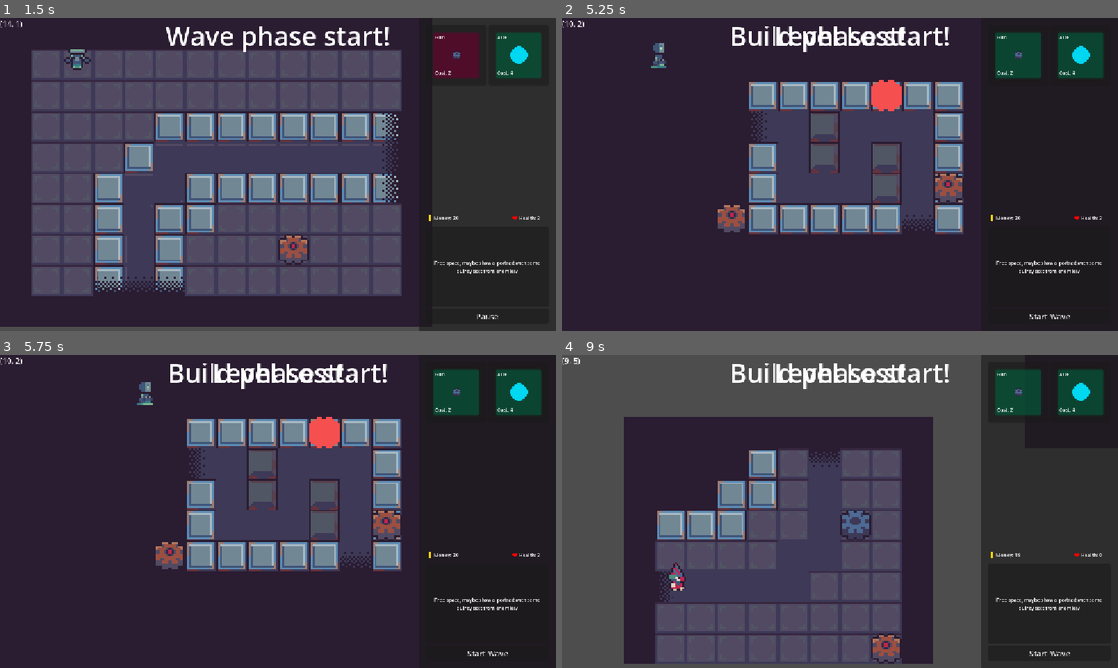
Above: before the commit, frames 1-4 (two rows, left to right).
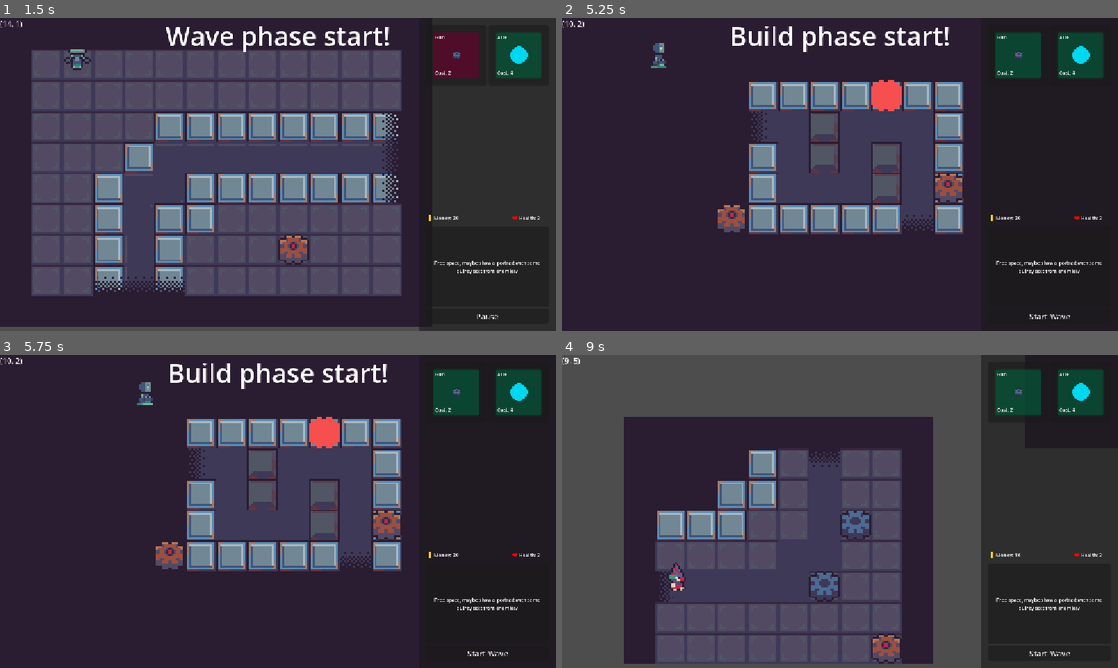
Above: after the commit, the same moments.

Repository: aughckt/spin-to-win
Game: Godot game, scene res://structure/level_manager.tscn
Same seed, same stepped clock (60 frames per second), same inputs: the game is played once before the commit and once after it. The engine's default icon, where the game draws it, is replaced by a stand-in: a white triangle on a blue panel in a dark square.
Inputs (mouse positions are in pixels of both pictures, inside the frame that each line leads up to):
- Up to frame 1 (1.5 s): click "Start Wave" at 0.5 s; click (455, 55) at 1.27 s
- Up to frame 2 (5.25 s): click "Pause" at 2 s; click "Continue" at 2.75 s; move the mouse to (962, 158) at 3.52 s; hold D (right) 3.53-4.28 s; hold Mouse wheel down (scroll_down) 3.53-4.28 s; click (962, 158) at 3.67 s; move the mouse to (728, 190) at 4.27 s; hold S (down) 4.28-5.03 s; tap Mouse wheel up (scroll_up) at 4.35 s; move the mouse to (895, 105) at 5.02 s; hold D (right) from 5.03 s (still down); hold Shift (toggle_wave) from 5.03 s (still down)
- Up to frame 3 (5.75 s): keep holding D (right); keep holding Shift (toggle_wave)
- Up to frame 4 (9 s): release D (right) at 5.75 s; release Shift (toggle_wave) at 5.75 s; click "Start Wave" at 5.75 s; tap Enter at 6.5 s; move the mouse to (812, 574) at 6.52 s; hold W (up) 6.53-7.28 s; tap Shift (toggle_wave) at 6.6 s; click (812, 574) at 6.67 s; move the mouse to (1006, 558) at 7.27 s; hold Space (interact) 7.28-8.03 s; hold A (left) 7.28-8.78 s; move the mouse to (673, 464) at 8.02 s; tap Mouse wheel down (scroll_down) at 8.1 s; move the mouse to (867, 511) at 8.77 s; hold S (down) from 8.78 s (still down); hold Mouse wheel up (scroll_up) from 8.78 s (still down); click (867, 511) at 8.92 s

Frame 1 is identical in both runs. In frame 2, 0.4% of the frame differs, in the area x 38-62%, y 2-9%; in frame 3, 0.4%; in frame 4, 1.6%, in the area x 30-98%, y 2-79%.

Commit message:
lane amount error

Diff:
--- a/structure/level_manager.gd
+++ b/structure/level_manager.gd
@@ -91,7 +91,7 @@
 	if current_wave_index >= current_wave_list.size():
 		return
 	print("%s: Wave %s started!" % [name, current_wave_index])
-	TrooperSpawner.INST.set_waves(current_wave_list.slice(current_wave_index, current_wave_index + 2))
+	TrooperSpawner.INST.set_waves(current_wave_list.slice(current_wave_index, current_wave_index + current_level.lane_amount))
 	wave_started.emit()
 
 
--- a/structure/levels/level_gunturn.tscn
+++ b/structure/levels/level_gunturn.tscn
@@ -12,7 +12,7 @@
 _data = [Vector2(0, 3), 0.0, 0.0, 0, 0, Vector2(7.9710155, 1.7191012), 0.0, 0.0, 0, 0, Vector2(15.652174, 0.9775281), 0.0, 0.0, 0, 0, Vector2(21.014494, 1.0786517), 0.0, 0.0, 0, 0, Vector2(26.231886, 3), 0.0, 0.0, 0, 0, Vector2(30, 3), 0.0, 0.0, 0, 0]
 point_count = 6
 
-[node name="TemplateLevel" unique_id=251983101 instance=ExtResource("1_5bju1")]
+[node name="LevelGunturn" unique_id=251983101 instance=ExtResource("1_5bju1")]
 wave_list = Array[Curve]([SubResource("Curve_kbjsr"), SubResource("Curve_5bju1")])
 
 [node name="Point1" parent="SpawnPoints" parent_id_path=PackedInt32Array(1156764314) index="0" unique_id=1971849226]
--- a/structure/trooper_spawner.gd
+++ b/structure/trooper_spawner.gd
@@ -58,7 +58,6 @@
 
 
 func set_waves(curves: Array[Curve]) -> void:
-	print(curves.size())
 	current_waves = curves
 	if not current_waves.is_empty():
 		spawn_timers = []
--- a/towers/gun_tower/bullet.gd
+++ b/towers/gun_tower/bullet.gd
@@ -5,6 +5,7 @@
 const life_time: float = 5.0
 var time_left: float
 var damage: int
+var can_damage: bool = false
 
 var dir: Vector2
 
@@ -29,12 +30,18 @@
 	return pool
 
 func _on_area_entered(area: Area2D) -> void:
+	if not can_damage:
+		return
+
 	if area is Trooper:
 		(area as Trooper).take_damage(damage)
 
 	remove()
 
 func _on_body_entered(_body: Node2D) -> void:
+	if not can_damage:
+		return
+
 	remove()
 
 
@@ -43,8 +50,10 @@
 
 	bullet.time_left = life_time
 	bullet.dir = Vector2.ZERO
+	bullet.can_damage = true
 
 	return bullet
 
 func remove() -> void:
+	can_damage = false
 	_get_pool().pool(self)
